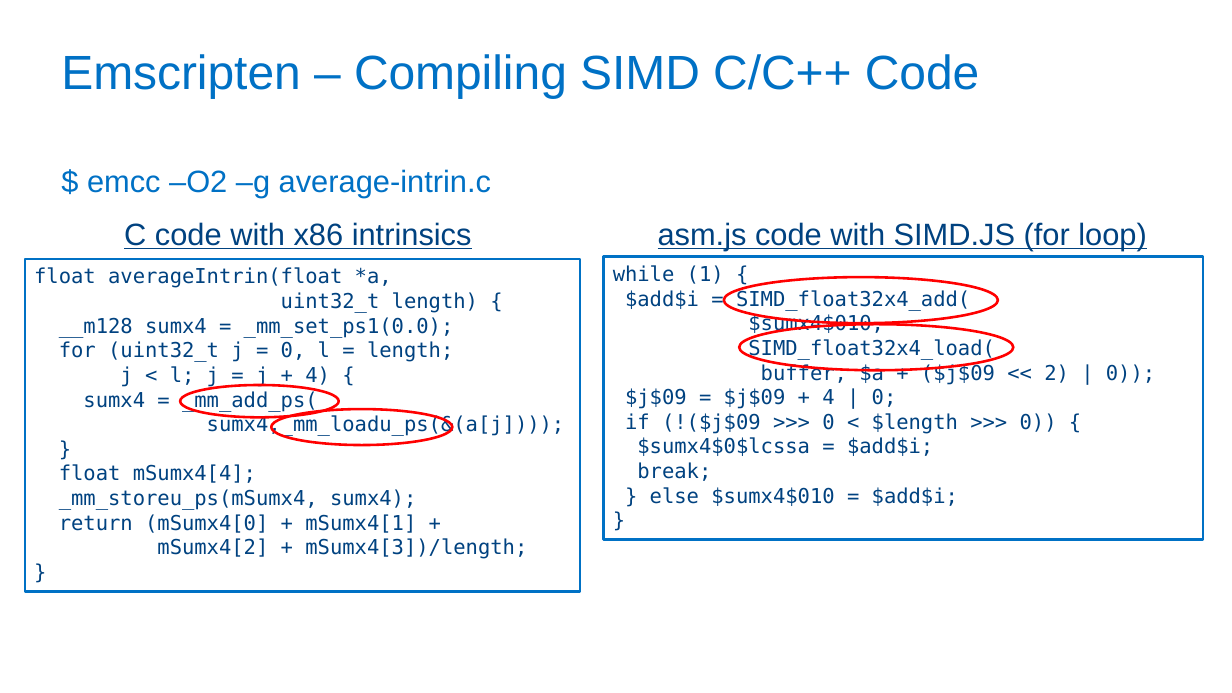
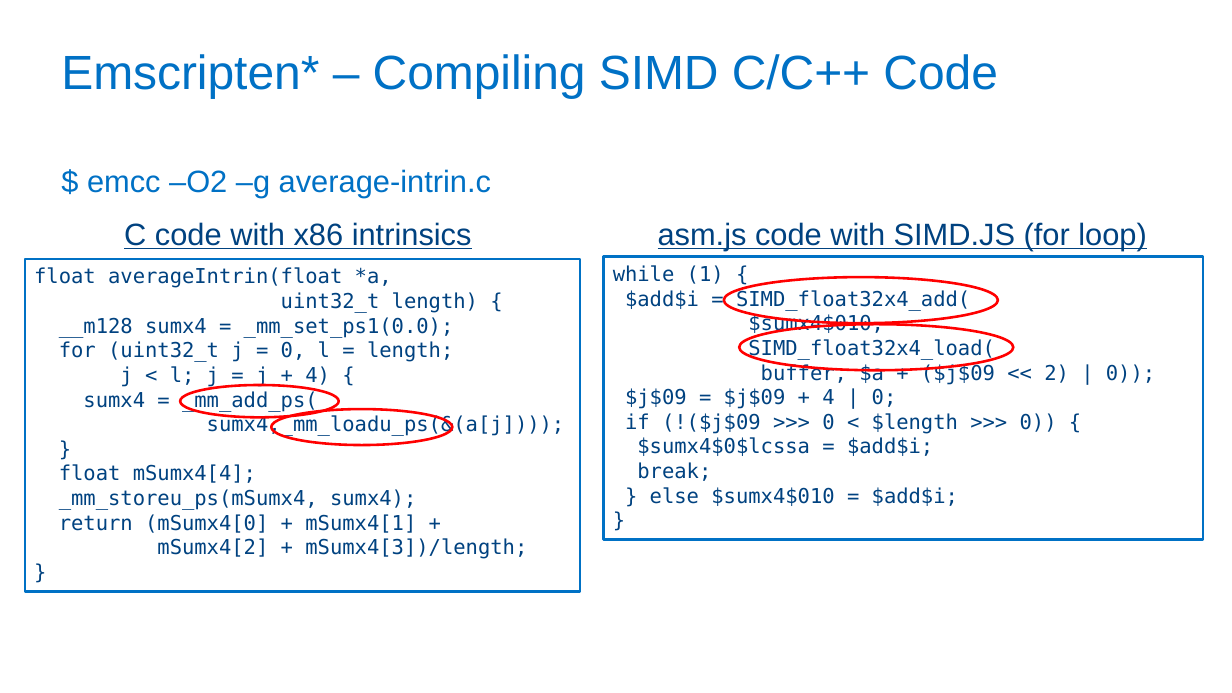
Before and after one commit to PeterJensen/wpmvp2015, a slide deck: slide 18 of simdjs-presentation.pptx. Drawn at 1232x693 pixels with LibreOffice and Linux fonts; fonts in the diff are those of the drawing; background and template pictures are left out. Boxes give left, top, right and bottom in pixels: in the first picture for what was removed or moved away, otherwise in the second. Text is boxed around its words. In the diff, an @@ line names an element or a change of style, - is before the commit and + after.

```diff
--- a/simdjs-presentation.pptx
+++ b/simdjs-presentation.pptx
@@ title at bbox=[61, 54, 998, 99]: text changed @@
-Emscripten – Compiling SIMD C/C++ Code
+Emscripten* – Compiling SIMD C/C++ Code
```
Also in this commit, not shown: 17 other slides changed, 4 slides added, 1 other file.
